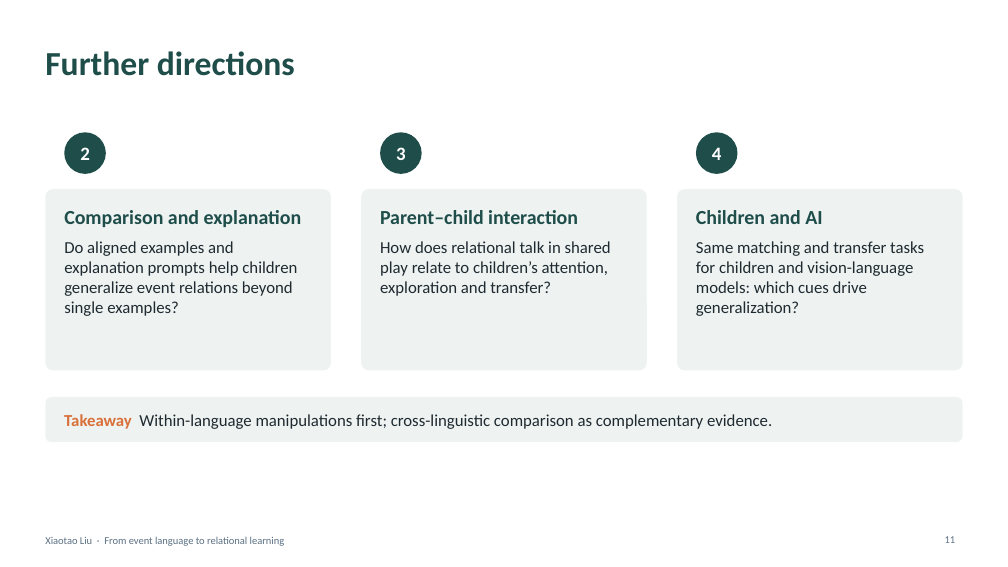
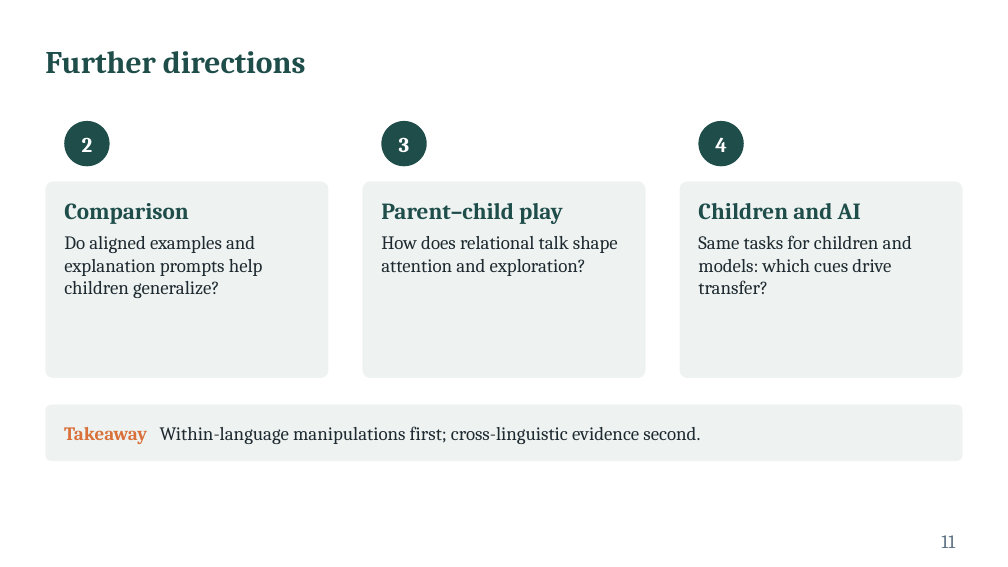
Before and after one commit to xtaoliu/claude, a slide deck: slide 11 of Liu_postdoc_interview_talk.pptx. Drawn at 1008x567 pixels with LibreOffice and Linux fonts; fonts in the diff are those of the drawing. Boxes give left, top, right and bottom in pixels: in the first picture for what was removed or moved away, otherwise in the second. Text is boxed around its words. In the diff, an @@ line names an element or a change of style, - is before the commit and + after.

```diff
--- a/Liu_postdoc_interview_talk.pptx
+++ b/Liu_postdoc_interview_talk.pptx
@@ title "Further directions" at (45,51,306,74): size 32 to 30 pt, font Calibri to Cambria @@
@@ text "2": place and size @@
-text "2" at (80,147,90,160)
+text "2" at (82,137,93,152)
@@ ellipse: place and size @@
-ellipse at (64,132,106,174)
+ellipse at (64,121,110,166)
@@ text "3": place and size @@
-text "3" at (396,147,406,160)
+text "3" at (399,137,410,152)
@@ ellipse: place and size @@
-ellipse at (380,132,422,174)
+ellipse at (381,121,426,166)
@@ size 18 to 20 pt, font Calibri to Cambria in 3 elements at (82,137,93,152), (399,137,410,152), (715,137,727,152) @@
@@ text "4": place and size @@
-text "4" at (712,147,722,160)
+text "4" at (715,137,727,152)
@@ ellipse: place and size @@
-ellipse at (696,132,738,174)
+ellipse at (699,121,744,166)
@@ rounded rectangle: place and size @@
-rounded rectangle at (45,189,331,371)
+rounded rectangle at (45,181,328,378)
@@ text at (64,203,263,298): text changed; size 16 to 18 pt; font Calibri to Cambria @@
-Comparison and explanation
-Do aligned examples and explanation prompts help children generalize event relations beyond single examples?
+Comparison
+Do aligned examples and explanation prompts help children generalize?
@@ rounded rectangle: place and size @@
-rounded rectangle at (361,189,647,371)
+rounded rectangle at (362,181,645,378)
@@ text at (381,203,618,276): text changed; size 16 to 18 pt; font Calibri to Cambria @@
-Parent–child interaction
-How does relational talk in shared play relate to children’s attention, exploration and transfer?
+Parent–child play
+How does relational talk shape attention and exploration?
@@ rounded rectangle: place and size @@
-rounded rectangle at (678,189,963,371)
+rounded rectangle at (680,181,963,378)
@@ text at (698,203,861,220): size 19 to 22 pt, font Calibri to Cambria in "Children and AI"; less space between paragraphs @@
@@ text "Children and AI": place and size @@
-text "Children and AI" at (696,210,924,316)
+text "Children and AI" at (698,203,912,294)
@@ text at (698,235,912,294): text changed; size 16 to 18 pt; font Calibri to Cambria @@
-Same matching and transfer tasks for children and vision-language models: which cues drive generalization?
+Same tasks for children and models: which cues drive transfer?
@@ proportions changed in 4 elements at (680,181,963,378), (362,181,645,378), (45,181,328,378), (45,405,963,461) @@
@@ rounded rectangle: place and size @@
-rounded rectangle at (45,397,963,442)
+rounded rectangle at (45,405,963,461)
@@ text at (64,426,700,444): text changed; size 16 to 18 pt; font Calibri to Cambria @@
-Takeaway Within-language manipulations first; cross-linguistic comparison as complementary evidence.
+Takeaway Within-language manipulations first; cross-linguistic evidence second.
@@ text removed at (45,537,285,546) @@
-Xiaotao Liu · From event language to relational learning
@@ page number at (941,535,955,548): size 10 to 18 pt, font Calibri to Cambria @@
```
Also in this commit, not shown: 11 other slides changed.
